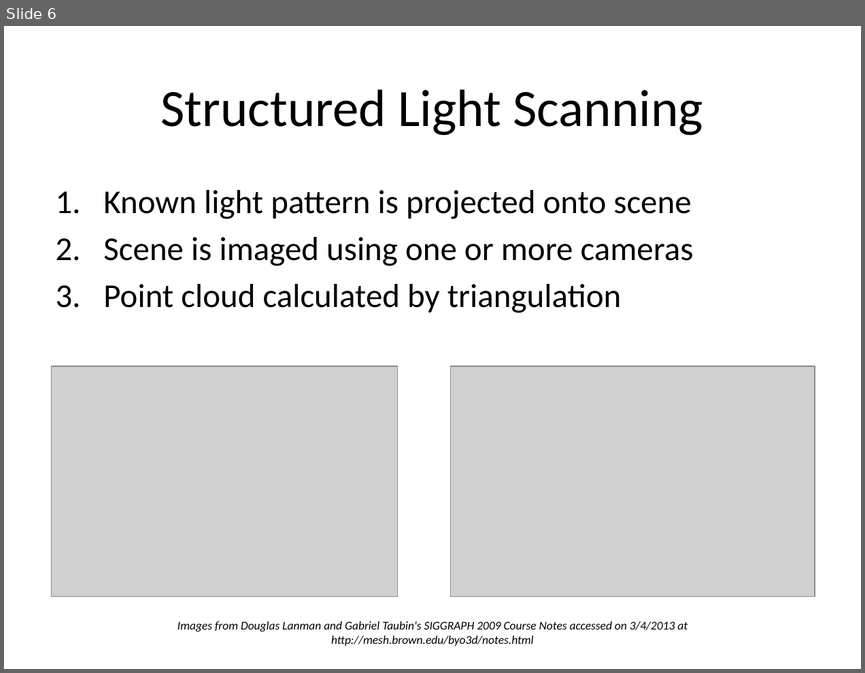
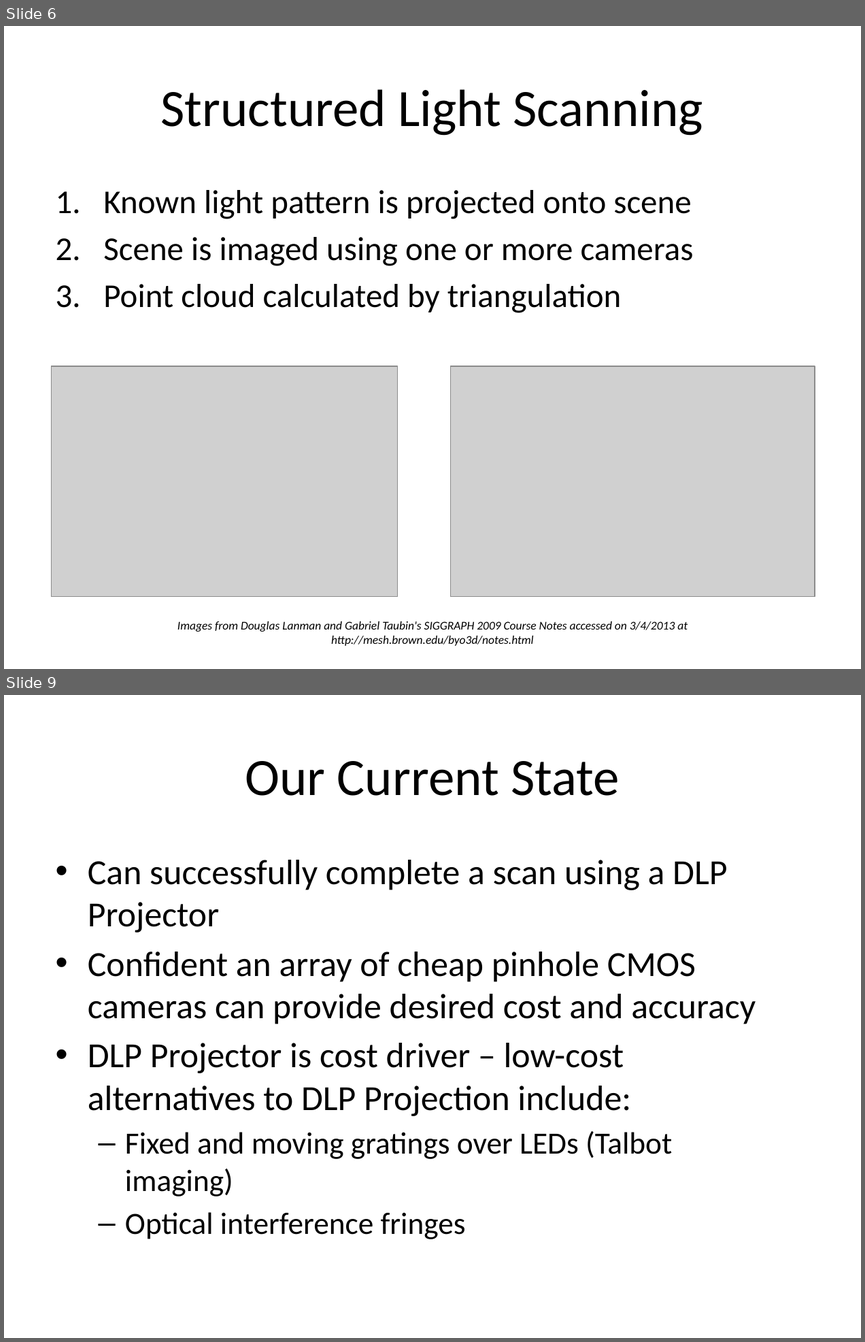
Before and after one commit to troyastorino/dcba, a slide deck: presentations/10-slide-pitch/initial-10-slide-pitch.pptx. Shown one above the other, each under a label of ours: slide 6 before the commit, slides 6 and 9 after it; the slides between them are not shown. The pictures are 865x673 and 865x1342 pixels, drawn with LibreOffice and Linux fonts; fonts in the diff are those of the drawing; grey boxes stand for pictures. Boxes give left, top, right and bottom in pixels: in the first picture for what was removed or moved away, otherwise in the second. Text is boxed around its words. In the diff, an @@ line names an element or a change of style, - is before the commit and + after.

```diff
--- a/presentations/10-slide-pitch/initial-10-slide-pitch.pptx
+++ b/presentations/10-slide-pitch/initial-10-slide-pitch.pptx
@@ slide 9 added at (4, 695, 861, 1338), background #FFFFFF @@
@@ title added at (245, 761, 619, 796), 44 pt, text #000000 @@
+Our Current State
@@ text added at (88, 860, 755, 1239), 29.6 pt, text #000000 @@
+• Can successfully complete a scan using a DLP Projector
+• Confident an array of cheap pinhole CMOS cameras can provide desired cost and accuracy
+• DLP Projector is cost driver – low-cost alternatives to DLP Projection include:
+  – Fixed and moving gratings over LEDs (Talbot imaging)
+  – Optical interference fringes
```
Also in this commit, not shown: 5 slides changed, 1 slide removed, 3 other files.
